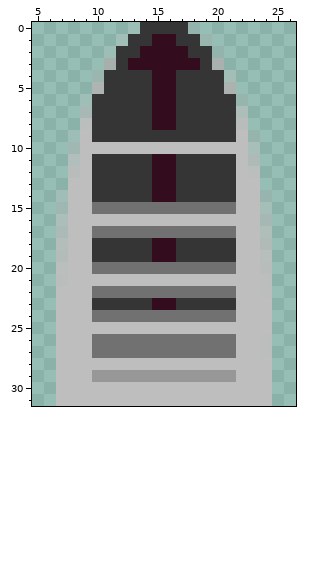
Edited in one commit: pixel-art sprite (public/assets/player.png). The picture above is the old version.
The file is 32x32 pixels. Pixels under 10% opacity are left out. Colours within 5 levels of each other are drawn and written as one. Shown: x 5..26, y 0..31.
The result:
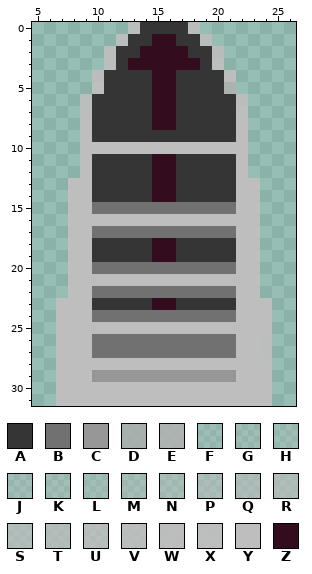
Palette (. is transparent): A #353535  B #717171  C #979797  D #aeaeaecb  E #b2b2b2d2  F #bebebe2b  G #bebebe33  H #bebebe3a  J #bebebe40  K #bebebe46  L #bebebe53  M #bebebe65  N #bebebe73  P #bebebe86  Q #bebebe94  R #bebebea3  S #bebebeaf  T #bebebebc  U #bebebed0  V #bebebee4  W #bebebeed  X #bebebef7  Y #bebebe  Z #330c1d
Diff:
{"y":0,"x":13,"old":"F","new":"V"}
{"y":0,"x":18,"old":"F","new":"V"}
{"y":1,"x":12,"old":"K","new":"V"}
{"y":1,"x":19,"old":"K","new":"V"}
{"y":2,"x":11,"old":"F","new":"V"}
{"y":2,"x":20,"old":"F","new":"V"}
{"y":3,"x":11,"old":"D","new":"X"}
{"y":3,"x":20,"old":"D","new":"X"}
{"y":4,"x":10,"old":"L","new":"W"}
{"y":4,"x":21,"old":"L","new":"W"}
{"y":5,"x":10,"old":"E","new":"Y"}
{"y":6,"x":9,"old":"G","new":"W"}
{"y":6,"x":22,"old":"H","new":"W"}
{"y":7,"x":9,"old":"Q","new":"X"}
{"y":7,"x":22,"old":"Q","new":"X"}
{"y":8,"x":9,"old":"V","new":"Y"}
{"y":8,"x":22,"old":"V","new":"Y"}
{"y":9,"x":8,"old":"F","new":"."}
{"y":9,"x":23,"old":"G","new":"."}
{"y":10,"x":8,"old":"N","new":"."}
{"y":10,"x":23,"old":"N","new":"."}
{"y":11,"x":8,"old":"S","new":"."}
{"y":11,"x":23,"old":"S","new":"."}
{"y":12,"x":8,"old":"V","new":"."}
{"y":12,"x":23,"old":"V","new":"."}
{"y":14,"x":7,"old":"J","new":"."}
{"y":14,"x":24,"old":"J","new":"."}
{"y":15,"x":7,"old":"M","new":"."}
{"y":15,"x":24,"old":"M","new":"."}
{"y":16,"x":7,"old":"P","new":"."}
{"y":16,"x":24,"old":"P","new":"."}
{"y":17,"x":7,"old":"R","new":"."}
{"y":17,"x":24,"old":"R","new":"."}
{"y":18,"x":7,"old":"T","new":"."}
{"y":18,"x":24,"old":"T","new":"."}
{"y":19,"x":7,"old":"U","new":"."}
{"y":19,"x":24,"old":"U","new":"."}
{"y":20,"x":7,"old":"V","new":"."}
{"y":20,"x":24,"old":"V","new":"."}
{"y":21,"x":7,"old":"W","new":"."}
{"y":21,"x":24,"old":"W","new":"."}
{"y":22,"x":7,"old":"X","new":"."}
{"y":22,"x":24,"old":"X","new":"."}
